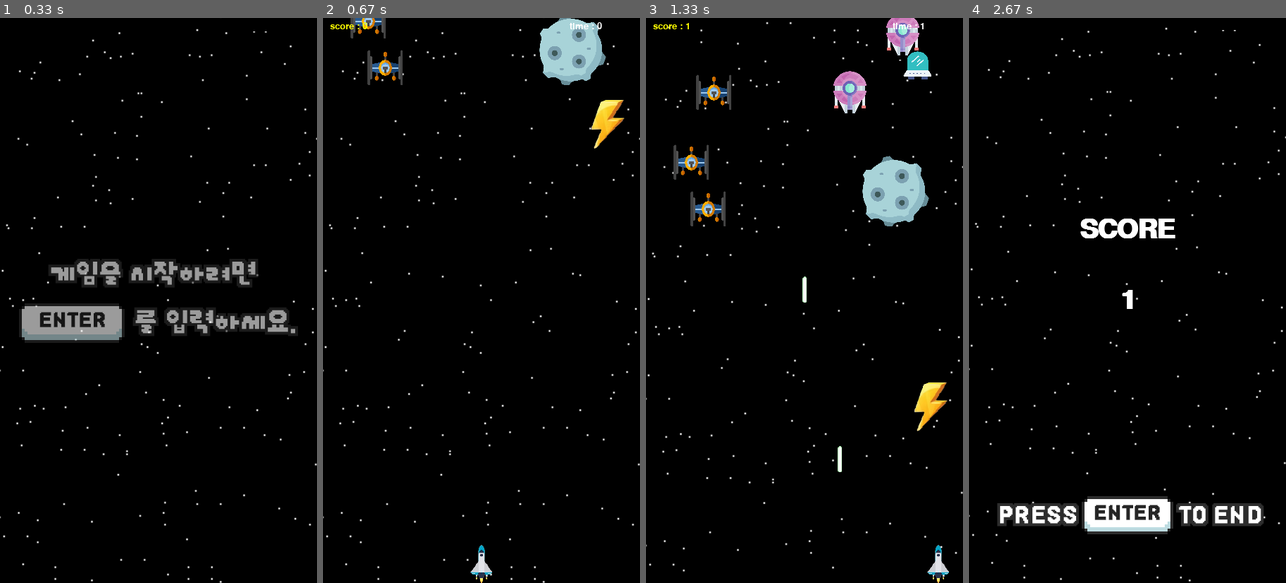
Above: before the commit, frames 1-4 (left to right).
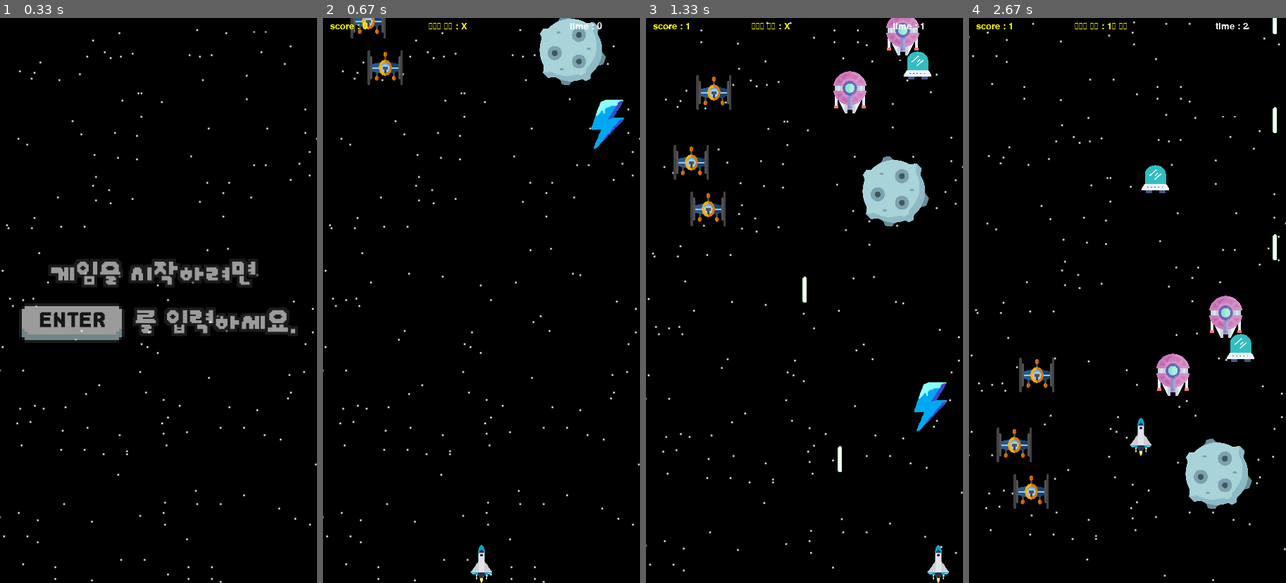
Above: after the commit, the same moments.

Repository: KROOKIMWOOBIN/pygame-spaceship
Game: pygame game, started from Python2023_Game.py
The game is run twice, just before and just after one commit, with the same random seed, the same clock (stepped at 60 frames per second) and the same inputs.
Inputs:
- Up to frame 1 (0.33 s): no input
- Up to frame 2 (0.67 s): tap Enter at 0.33 s
- Up to frame 3 (1.33 s): tap Space at 0.67, 1.07 s; hold Right from 1 s (still down)
- Up to frame 4 (2.67 s): tap Space at 1.37, 1.57, 1.9, 2.2, 2.4 s; release Right at 1.47 s; hold Up 1.5-1.8 s; hold Right 1.83-2.3 s; hold Left from 2.33 s (still down)

Frame 1 is identical in both runs. In frame 2, 0.5% of the frame differs, in the area x 33-95%, y 0-24%; in frame 3, 0.5%; in frame 4, 11%, in the area x 0-100%, y 0-100%.

Commit message:
아이템 추가 그리고 아이템 발동 여부 확인

Diff:
--- a/Python2023_Game.py
+++ b/Python2023_Game.py
@@ -1,7 +1,5 @@
 import pygame
 import random
-import sys
-
 
 # 소스 디렉터리
 DIRIMG = "img/"
@@ -59,7 +57,7 @@
     monster_img = ['monster01.png', 'monster02.png', 'monster03.png']
     laser_img = ['laser01.png']
     boss_img = ['boss01.png']
-    item_img = ['boost_item.png']
+    item_img = ['boost_item.png', '무적.png']
     obstacle_img = ['obstacle01.png', 'obstacle02.png']
 
 
@@ -69,6 +67,7 @@
         self.y = y
         self.rect = None
         self.hp = 0
+        self.item_type = ""
 
     def load(self, name=""):
         if name == "player":
@@ -126,7 +125,8 @@
             self.rect.x = self.x
             self.rect.y = self.y
         elif name == "item":
-            self.image = pygame.image.load(DIRIMG + self.item_img[0])
+            self.item_type = random.randint(0, len(self.item_img) - 1)
+            self.image = pygame.image.load(DIRIMG + self.item_img[self.item_type])
             self.image = pygame.transform.scale(self.image, item_size)
             self.rect = self.image.get_rect()
             self.rect.width = item_size[0]
@@ -257,7 +257,10 @@
 playing = 0
 count = 0
 item_count = 0 # 아이템 사용 시간
+item_state = "X" # 아이템 상태
+# 아이템 효과
 power = 15 # 총알 속도
+shield = False
 
 player = Element(0, 0)
 player.load("player")
@@ -339,9 +342,6 @@
             m_list.append(player_laser)
             laser_delay = power
 
-
-
-
     # 몬스터 생성
     for i in range(monster_count - len(a_list)):
         monster = Element(0, 0)
@@ -349,7 +349,7 @@
         a_list.append(monster)
 
     # 아이템
-    if count % 1000 == 0 :
+    if count % 500 == 0 :
         item = Element(0, 0)
         item.load("item")
         item_list.append(item)
@@ -430,28 +430,35 @@
 
     # 비행기 충돌시 게임 종료
     for i in a_list + boss_list + rock_list:
-        if i.rect.colliderect(player.rect):
+        if i.rect.colliderect(player.rect) and shield == False :
             playing = 1
 
 
-    # 아이템 이동 및 충돌 검사
+    # 아이템 이동 및 충돌 검사 및 능력 부여
     for i in item_list:
         i.rect.y += item_speed
         if i.rect.colliderect(player.rect):
-            power = 10
+            if item.item_type == 0:
+                power = 5
+                item_state = "1초 부스트"
+            elif item.item_type == 1:
+                shield = True
+                item_state = "1초 무적"
 
     # 아이템을 먹으면 아이템 없어지게
     item_list = [i for i in item_list if not i.rect.colliderect(player.rect) and i.rect.y < size[1]]
 
 
-    # 아이템 파워가 10일 때 아이템 카운트 증가
-    if power == 10 :
+    # 아이템 능력 발동
+    if power == 5 or shield == True:
         item_count += 1
 
-    # 아이템 카운트가 200이 됐을 때 원래대로 파워가 돌아감
-    if item_count >= 200 :
+    # 아이템 카운트가 100이 될 때 정상복구
+    if item_count >= 100:
         power = 15
+        shield = False
         item_count = 0
+        item_state = "X"
 
     # 4-4. 그리기
     screen.fill(black)
@@ -477,6 +484,8 @@
     for bss in boss_list:
         boss_hp = font.render("boss : {} ". format(bss.hp), True, (255, 255, 0))
         screen.blit(boss_hp, (size[0]/4, 5))
+    it_time = font.render("아이템 상태 : {}".format(item_state), True, (255, 255, 0))
+    screen.blit(it_time, (size[0] / 3, 5))
 
     # FPS 설정
     clock.tick(60) # 1초에 60번 while문 반복
@@ -488,7 +497,6 @@
         screen.fill((0, 0, 0))
         EndPage()
         pygame.quit()
-        sys.exit()
 
     # 업데이트
     pygame.display.flip()
Binary file added: img/무적.png
